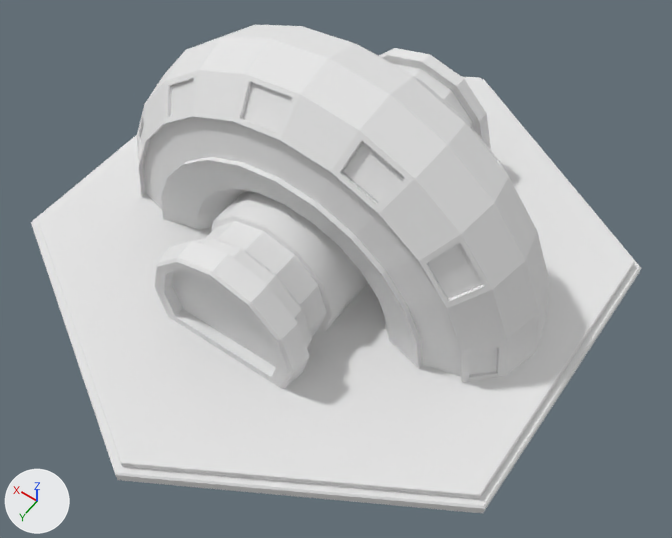
What one commit did to the OBJ model GreatSpaceRace/Content/Models/power.obj.
One viewpoint serves both versions: a 50 mm lens placed at (-1.14, 1.57, 2.38), pointed at (-0.16, 0.18, 0.21). Every picture has the same lights, and +X, +Y and +Z are marked at lower left. Where no turn or scale is listed for an object, it has been applied to the vertices.
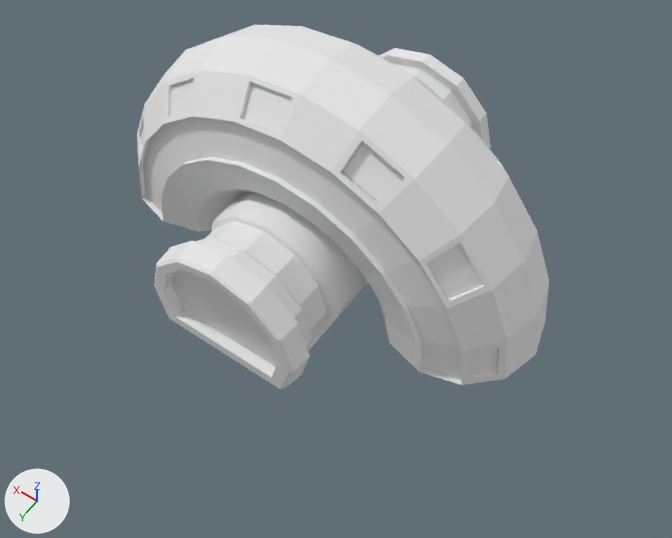
Where the change shows, as pixel boxes [x1, y1, x2, y2] in the pictures (672 x 538 px):
'Circle.002_Circle.004', deleted: before [31, 76, 641, 513]

Diff of the bpy script that builds the scene:
```diff
--- a/GreatSpaceRace/Content/Models/power.obj.py
+++ b/GreatSpaceRace/Content/Models/power.obj.py
@@ ob_circle_002_circle_004 @@
-ob_circle_002_circle_004 = bpy.data.objects.new('Circle.002_Circle.004', me_circle_002_circle_004)
-ob_circle_002_circle_004.location = (0.0, 0.0, 0.0)
```
